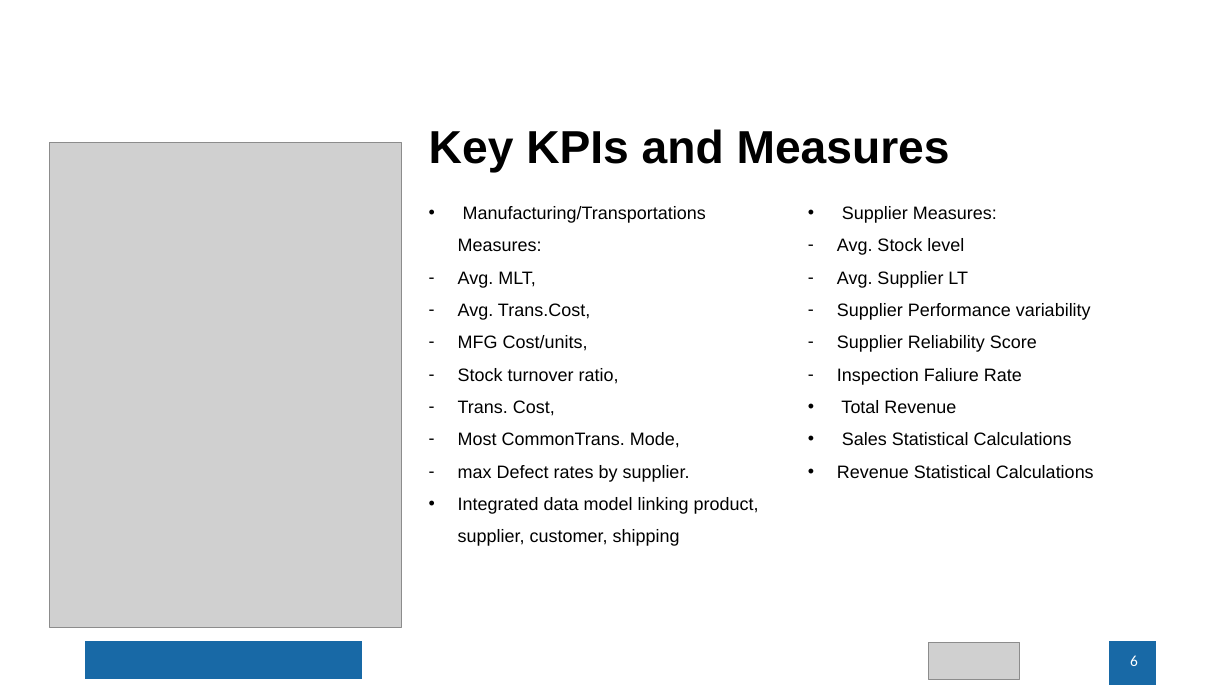
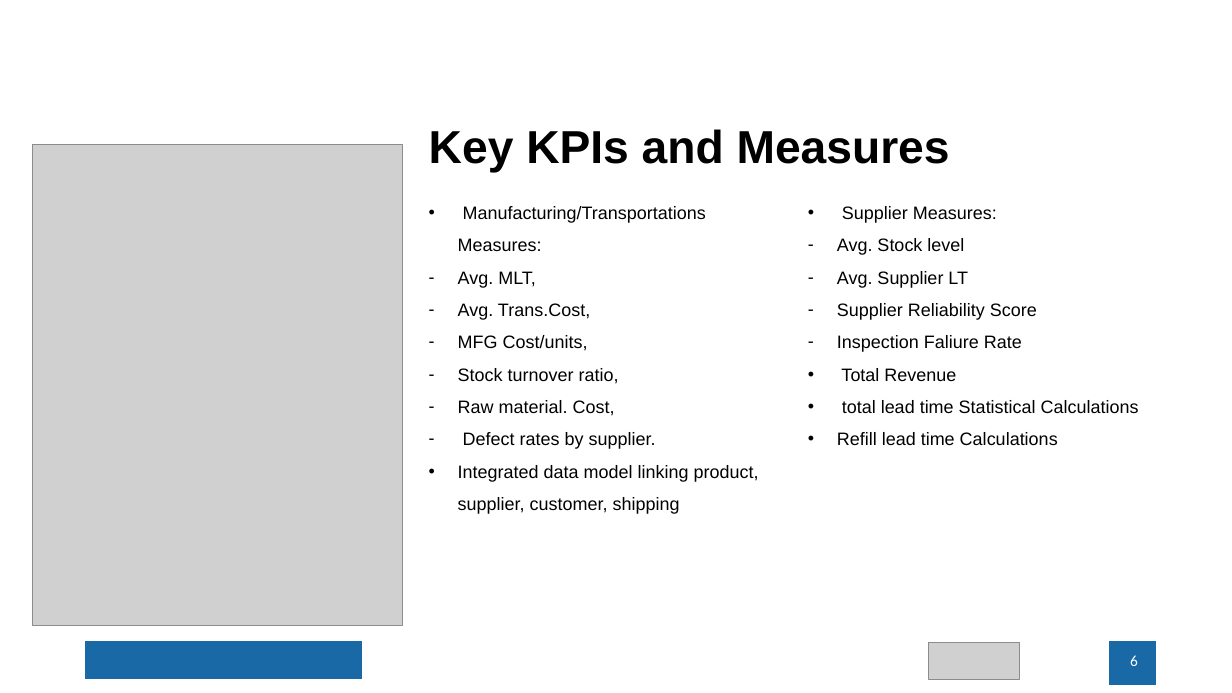
Before and after one commit to Moeayman13/supply-chain-analysis, a slide deck: slide 6 of Project presentation/presentation .pptx. Drawn at 1232x693 pixels with LibreOffice and Linux fonts; fonts in the diff are those of the drawing; grey boxes stand for pictures; background and template pictures are left out. Boxes give left, top, right and bottom in pixels: in the first picture for what was removed or moved away, otherwise in the second. Text is boxed around its words. In the diff, an @@ line names an element or a change of style, - is before the commit and + after.

```diff
--- a/Project presentation/presentation .pptx
+++ b/Project presentation/presentation .pptx
@@ picture: place and size @@
-picture at (49,142,401,628)
+picture at (32,144,402,626)
@@ text at (837,303,1091,320): paragraph removed @@
-– Supplier Performance variability
@@ text at (458,400,656,449): text changed @@
-– Trans. Cost,
-– Most CommonTrans. Mode,
-– max Defect rates by supplier.
+– Raw material. Cost,
+– Defect rates by supplier.
@@ text at (837,400,1139,445): text changed @@
-• Sales Statistical Calculations
-• Revenue Statistical Calculations
+• total lead time Statistical Calculations
+• Refill lead time Calculations
```
Also in this commit, not shown: 8 other slides changed.
